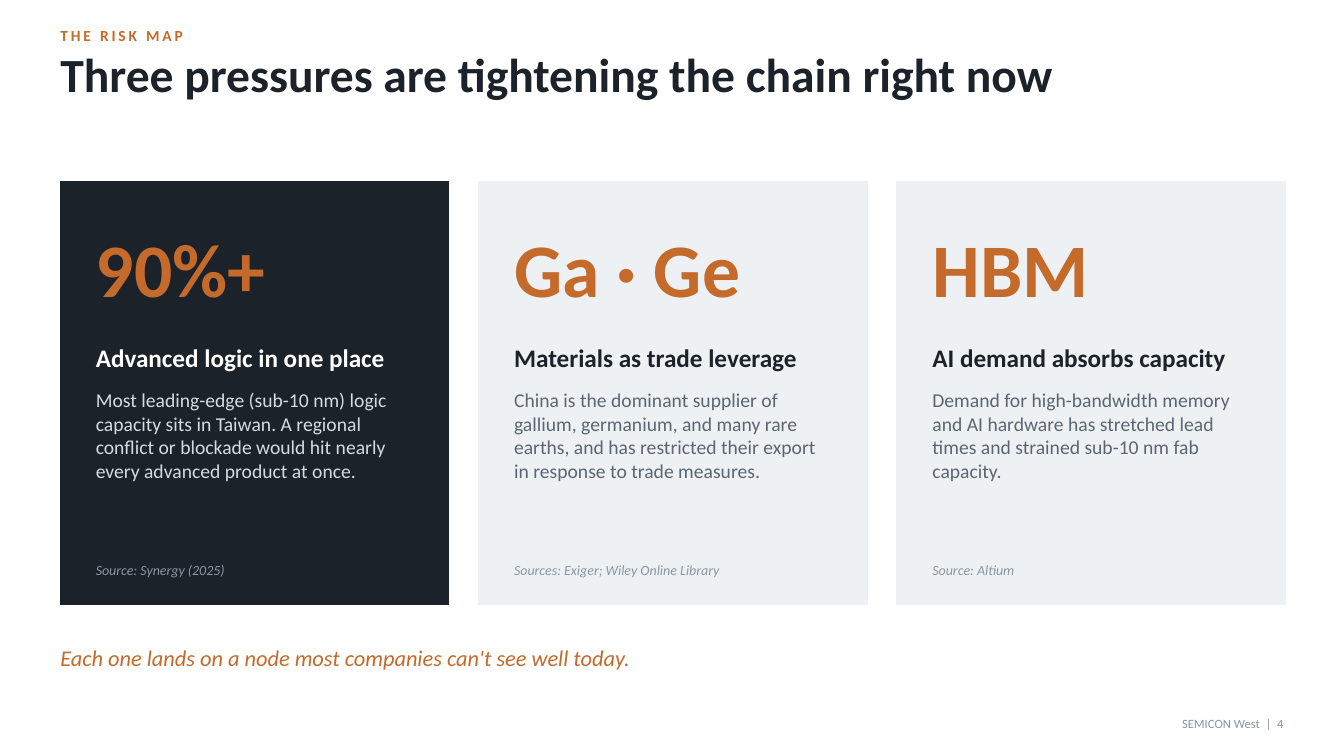
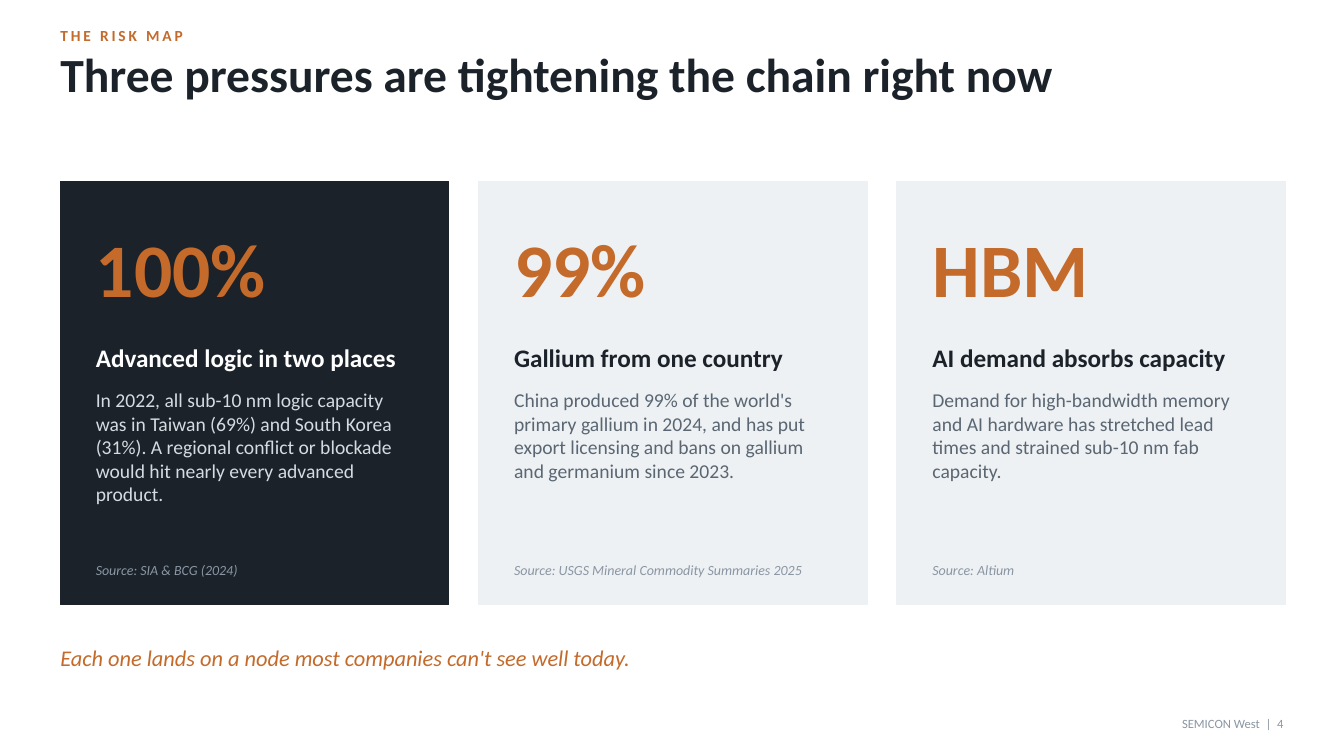
Before and after one commit to rajk2888/Bellevue-University, a slide deck: slide 4 of semicon-west/semicon-west-supply-chain-risk.pptx. Drawn at 1344x756 pixels with LibreOffice and Linux fonts; fonts in the diff are those of the drawing. Boxes give left, top, right and bottom in pixels: in the first picture for what was removed or moved away, otherwise in the second. Text is boxed around its words. In the diff, an @@ line names an element or a change of style, - is before the commit and + after.

```diff
--- a/semicon-west/semicon-west-supply-chain-risk.pptx
+++ b/semicon-west/semicon-west-supply-chain-risk.pptx
@@ text at (96,245,266,298): text changed @@
-90%+
+100%
@@ text at (514,245,646,298): text changed @@
-Ga · Ge
+99%
@@ text at (96,349,395,372): text changed @@
-Advanced logic in one place
+Advanced logic in two places
@@ text at (514,349,782,371): text changed @@
-Materials as trade leverage
+Gallium from one country
@@ text at (96,393,392,504): text changed @@
-Most leading-edge (sub-10 nm) logic capacity sits in Taiwan. A regional conflict or blockade would hit nearly every advanced product at once.
+In 2022, all sub-10 nm logic capacity was in Taiwan (69%) and South Korea (31%). A regional conflict or blockade would hit nearly every advanced product.
@@ text at (514,393,805,482): text changed @@
-China is the dominant supplier of gallium, germanium, and many rare earths, and has restricted their export in response to trade measures.
+China produced 99% of the world's primary gallium in 2024, and has put export licensing and bans on gallium and germanium since 2023.
@@ text at (96,565,238,577): text changed @@
-Source: Synergy (2025)
+Source: SIA & BCG (2024)
@@ text at (514,565,802,577): text changed @@
-Sources: Exiger; Wiley Online Library
+Source: USGS Mineral Commodity Summaries 2025
```
Also in this commit, not shown: 10 other slides changed, 3 slides added, 2 other files.
